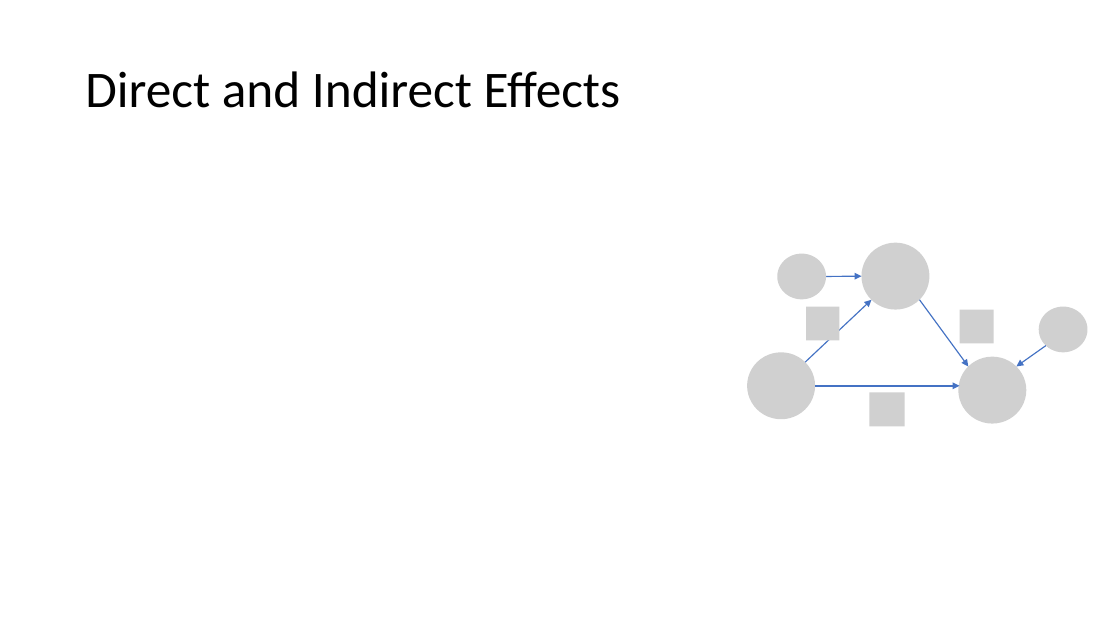
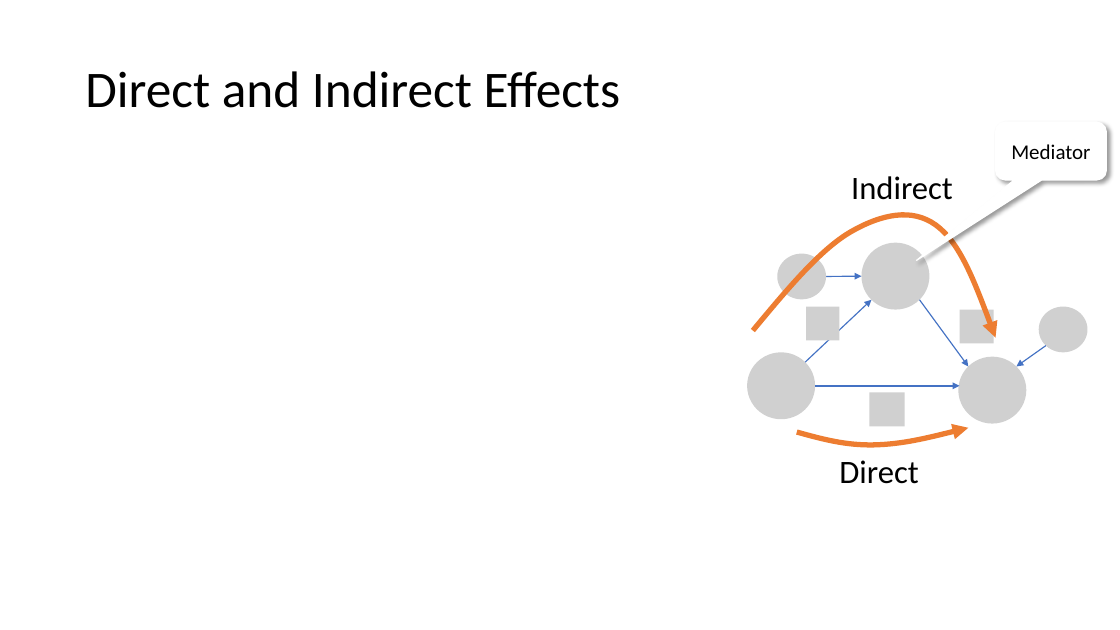
Before and after one commit to stanford-msande228/winter23, a slide deck: slide 24 of MSANDE228_Lecture7_Structural_Equation_Models.pptx (slide 23 before the commit). Drawn at 1120x630 pixels with LibreOffice and Linux fonts; fonts in the diff are those of the drawing; grey boxes stand for pictures. Boxes give left, top, right and bottom in pixels: in the first picture for what was removed or moved away, otherwise in the second. Text is boxed around its words. In the diff, an @@ line names an element or a change of style, - is before the commit and + after.

Commit message:
lecture  7 update

```diff
--- a/MSANDE228_Lecture7_Structural_Equation_Models.pptx
+++ b/MSANDE228_Lecture7_Structural_Equation_Models.pptx
@@ rounded speech box added at bbox=[996, 122, 1107, 180], fill #FFFFFF, outline #FFFFFF 1 pt, 18 pt, text #000000 @@
+Mediator
@@ text added at bbox=[851, 176, 953, 200], 28 pt, text #000000 @@
+Indirect
@@ freeform shape added at bbox=[753, 215, 996, 338], outline #ED7D31 4.5 pt @@
@@ freeform shape added at bbox=[797, 428, 969, 444], outline #ED7D31 4.5 pt @@
@@ text added at bbox=[839, 460, 918, 484], 28 pt, text #000000 @@
+Direct
```
Also in this commit, not shown: 1 other slide changed, 1 slide added, 1 other file.
